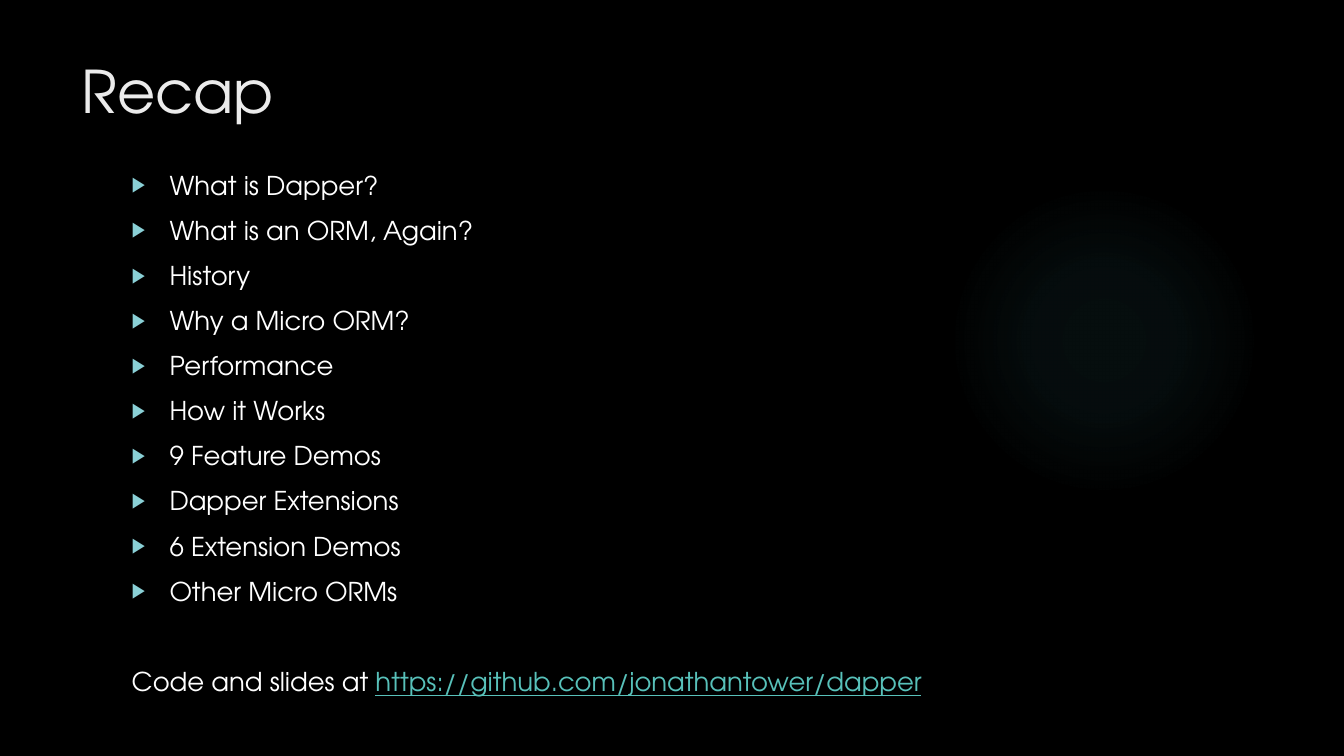
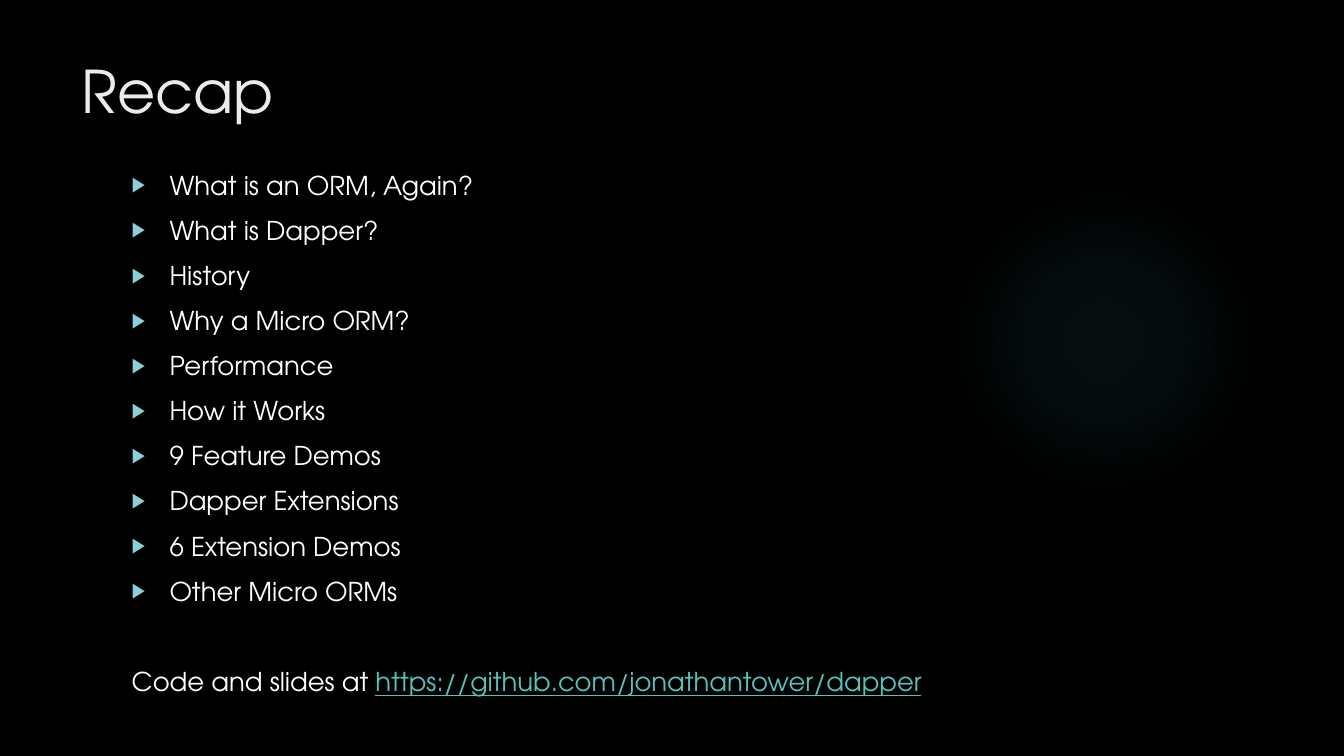
Before and after one commit to jonathantower/dapper, a slide deck: slide 25 of Dapper.pptx (slide 26 before the commit). Drawn at 1344x756 pixels with LibreOffice and Linux fonts; fonts in the diff are those of the drawing; background and template pictures are left out. Boxes give left, top, right and bottom in pixels: in the first picture for what was removed or moved away, otherwise in the second. Text is boxed around its words. In the diff, an @@ line names an element or a change of style, - is before the commit and + after.

```diff
--- a/Dapper.pptx
+++ b/Dapper.pptx
@@ text at [170,175,473,201]: paragraph added @@
+▶ What is an ORM, Again?
@@ text at [170,220,473,246]: paragraph removed @@
-▶ What is an ORM, Again?
```
Also in this commit, not shown: 5 other slides changed, 2 slides removed, 1 other file.
